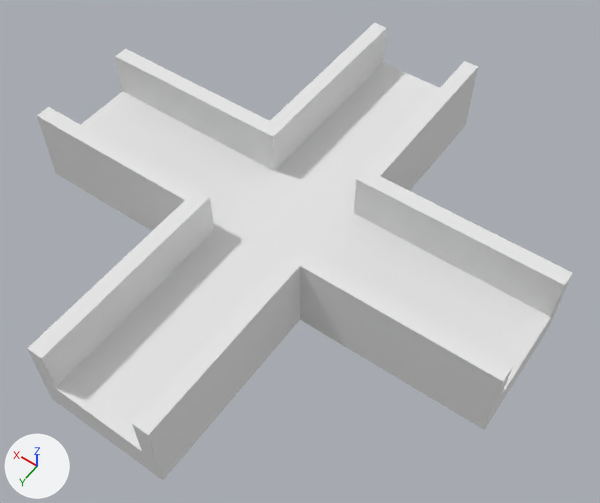
Renders of the OBJ model resources/shape-0.obj from each side of a commit.
Before and after are seen from a camera (50 mm lens) standing at (-0.61, 0.804, 1.231) and looking at (-0.053, 0.024, 0.005). Every picture has the same lights, and +X, +Y and +Z are marked at lower left. Where no turn or scale is listed for an object, it has been applied to the vertices. Vertices at the same position are counted once.

Objects in the first picture: 'shape-0'.
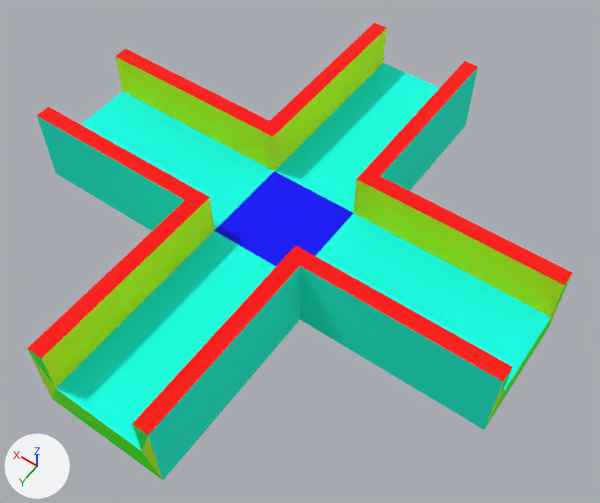
Pixel boxes (x1, y1, x2, y2) of what changed, in the pictures (600 x 503 px):
'shape-0', recoloured (white to cyan)
    both: (27, 23, 572, 480)
part 1 of me_shape_0, recoloured (white to red)
    both: (301, 177, 572, 381)
part 2 of me_shape_0, recoloured (white to red)
    both: (272, 23, 478, 175)
part 3 of me_shape_0, recoloured (white to red)
    both: (27, 205, 298, 435)
part 4 of me_shape_0, recoloured (white to red)
    both: (37, 48, 265, 199)
part 5 of me_shape_0, recoloured (white to red)
    both: (43, 30, 562, 422)
part 6 of me_shape_0, recoloured
    both: (501, 276, 571, 395)
part 7 of me_shape_0, recoloured (white to green)
    both: (28, 349, 148, 450)
part 8 of me_shape_0, recoloured (white to green)
    both: (52, 324, 547, 451)
part 9 of me_shape_0, recoloured (white to green)
    both: (28, 275, 572, 480)
part 10 of me_shape_0, recoloured (white to green)
    both: (54, 318, 551, 479)
part 11 of me_shape_0, recoloured (white to green)
    both: (42, 63, 563, 358)
part 12 of me_shape_0, recoloured (white to green)
    both: (357, 214, 565, 317)
part 13 of me_shape_0, recoloured (white to green)
    both: (274, 28, 387, 136)
part 14 of me_shape_0, recoloured (white to green)
    both: (41, 234, 210, 388)
part 15 of me_shape_0, recoloured (white to green)
    both: (115, 57, 273, 137)
part 16 of me_shape_0, recoloured (white to cyan)
    both: (56, 63, 551, 451)
part 17 of me_shape_0, recoloured (white to blue)
    both: (214, 171, 353, 266)

Edits to the bpy script that builds the scene:
```text
Change mat_material_0:
    mat_material_0.base_color: (0.8, 0.8, 0.8) -> (0.0, 1.0, 0.702)  # white #e7e7e7 -> cyan #00ffda
Add mat_material_9:
    mat_material_9 = principled_material('material_9')
    mat_material_9.base_color = (0.0, 0.0, 1.0)  # blue #0000ff
    mat_material_9.roughness = 1.0
Add mat_material_5:
    mat_material_5 = principled_material('material_5')
    mat_material_5.base_color = (0.463, 1.0, 0.0)  # green #b5ff00
    mat_material_5.roughness = 1.0
Add mat_material_1:
    mat_material_1 = principled_material('material_1')
    mat_material_1.base_color = (1.0, 0.00392, 0.0)  # red #ff0d00
    mat_material_1.roughness = 1.0
Add mat_material_3:
    mat_material_3 = principled_material('material_3')
    mat_material_3.base_color = (0.0, 1.0, 0.0824)  # green #00ff51
    mat_material_3.roughness = 1.0
Add mat_material_7:
    mat_material_7 = principled_material('material_7')
    mat_material_7.base_color = (0.686, 1.0, 0.0)  # green #d8ff00
    mat_material_7.roughness = 1.0
Add mat_material_2:
    mat_material_2 = principled_material('material_2')
    mat_material_2.base_color = (1.0, 0.0, 0.0)  # red #ff0000
    mat_material_2.roughness = 1.0
Add mat_material_4:
    mat_material_4 = principled_material('material_4')
    mat_material_4.base_color = (0.145, 1.0, 0.0)  # green #6aff00
    mat_material_4.roughness = 1.0
Add mat_material_6:
    mat_material_6 = principled_material('material_6')
    mat_material_6.base_color = (0.0588, 1.0, 0.0)  # green #45ff00
    mat_material_6.roughness = 1.0
Add mat_material_8:
    mat_material_8 = principled_material('material_8')
    mat_material_8.base_color = (0.0, 1.0, 0.855)  # cyan #00ffee
    mat_material_8.roughness = 1.0
Change me_shape_0:
    where me_shape_0.from_pydata(...)  # 48 vertices, 92 faces; spans x -0.5..0.5, y -0.5..0.5, z -0.038..0.125
    me_shape_0 part 1: all 2 faces centred in x -0.375, y -0.115..0.115, z 0.125 switch from mat_material_0 (white #e7e7e7) to mat_material_1 (red #ff0d00)
    me_shape_0 part 2: all 2 faces centred in x -0.115..0.115, y -0.375, z 0.125 switch from mat_material_0 (white #e7e7e7) to mat_material_1 (red #ff0d00)
    me_shape_0 part 3: all 2 faces centred in x -0.115..0.115, y 0.375, z 0.125 switch from mat_material_0 (white #e7e7e7) to mat_material_1 (red #ff0d00)
    me_shape_0 part 4: all 2 faces centred in x 0.375, y -0.115..0.115, z 0.125 switch from mat_material_0 (white #e7e7e7) to mat_material_1 (red #ff0d00)
    me_shape_0 part 5: all 8 faces centred in x -0.24..0.24, y -0.24..0.24, z 0.125 switch from mat_material_0 (white #e7e7e7) to mat_material_2 (red #ff0000)
    me_shape_0 part 6: all 2 faces centred in x -0.5, y -0.104..0.104, z 0.094 switch from mat_material_0 (white #e7e7e7) to mat_material_3 (green #00ff51)
    me_shape_0 part 7: all 2 faces centred in x -0.104..0.104, y 0.5, z 0.094 switch from mat_material_0 (white #e7e7e7) to mat_material_3 (green #00ff51)
    me_shape_0 part 8: all 4 faces centred in x -0.5..0.5, y -0.5..0.5, z 0.008 switch from mat_material_0 (white #e7e7e7) to mat_material_4 (green #6aff00)
    me_shape_0 part 9: all 8 faces centred in x -0.5..0.5, y -0.5..0.5, z 0.04 switch from mat_material_0 (white #e7e7e7) to mat_material_5 (green #b5ff00)
    me_shape_0 part 10: all 4 faces centred in x -0.5..0.5, y -0.5..0.5, z -0.015 switch from mat_material_0 (white #e7e7e7) to mat_material_6 (green #45ff00)
    me_shape_0 part 11: all 8 faces centred in x -0.229..0.229, y -0.229..0.229, z 0.062..0.094 switch from mat_material_0 (white #e7e7e7) to mat_material_7 (green #d8ff00)
    me_shape_0 part 12: all 2 faces centred in x -0.365, y -0.094..0.094, z 0.063..0.094 switch from mat_material_0 (white #e7e7e7) to mat_material_7 (green #d8ff00)
    me_shape_0 part 13: all 2 faces centred in x -0.094..0.094, y -0.365, z 0.063..0.094 switch from mat_material_0 (white #e7e7e7) to mat_material_7 (green #d8ff00)
    me_shape_0 part 14: all 2 faces centred in x -0.094..0.094, y 0.365, z 0.062..0.094 switch from mat_material_0 (white #e7e7e7) to mat_material_7 (green #d8ff00)
    me_shape_0 part 15: all 2 faces centred in x 0.365, y -0.094..0.094, z 0.062..0.094 switch from mat_material_0 (white #e7e7e7) to mat_material_7 (green #d8ff00)
    me_shape_0 part 16: 8 of the faces centred in x -0.365..0.365, y -0.365..0.365, z 0.031 switch from mat_material_0 (white #e7e7e7) to mat_material_8 (cyan #00ffee)
    me_shape_0 part 17: all 4 faces centred in x -0.042..0.042, y -0.042..0.042, z -0.038..0.031 switch from mat_material_0 (white #e7e7e7) to mat_material_9 (blue #0000ff)
    add me_shape_0.materials.append(mat_material_10)  # blue #00a3ff
```
